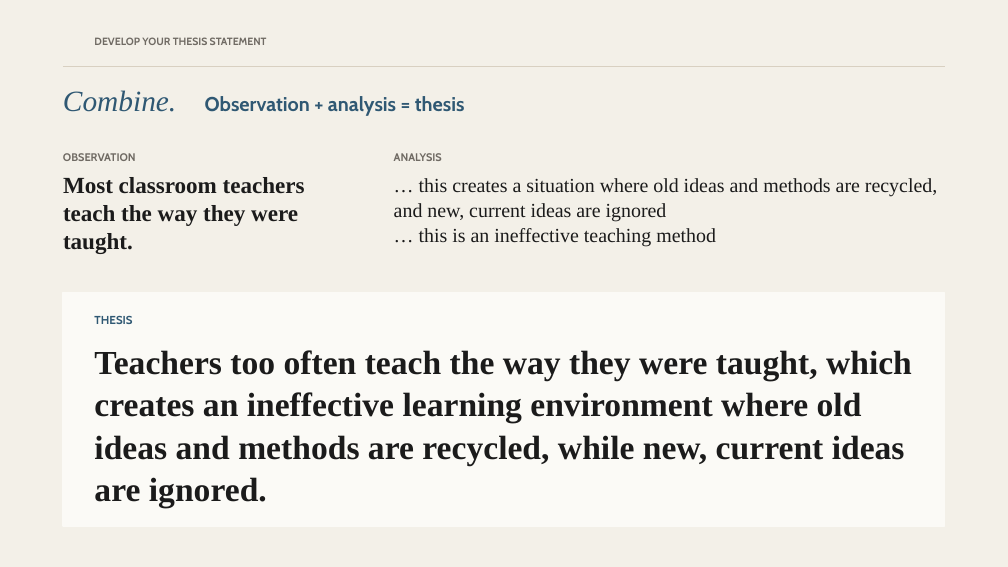
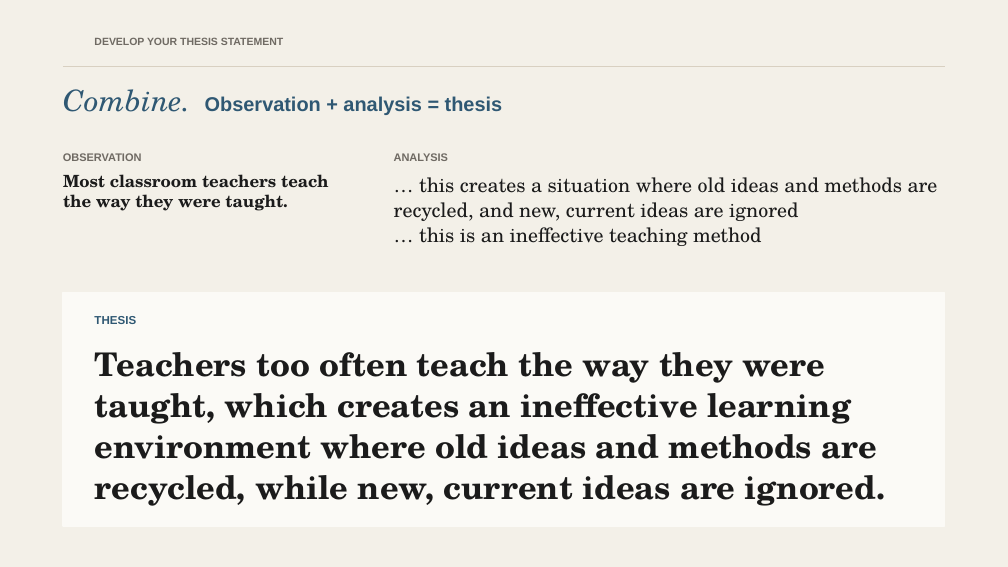
Before and after one commit to The-Connell-School/yawp, a slide deck: slide 23 of services/web-app/public/courses/thesis-driven-essay/03-develop-your-thesis-statement.pptx. Drawn at 1008x567 pixels with LibreOffice and Linux fonts; fonts in the diff are those of the drawing; background and template pictures are left out. Boxes give left, top, right and bottom in pixels: in the first picture for what was removed or moved away, otherwise in the second. Text is boxed around its words. In the diff, an @@ line names an element or a change of style, - is before the commit and + after.

```diff
--- a/services/web-app/public/courses/thesis-driven-essay/03-develop-your-thesis-statement.pptx
+++ b/services/web-app/public/courses/thesis-driven-essay/03-develop-your-thesis-statement.pptx
@@ font Cabin to Arial in 5 elements at (205,96,503,115), (63,153,141,161), (394,153,448,161), (94,316,136,324), (94,38,283,45) @@
@@ text "Combine." at (63,89,190,112): font Times New Roman to TeX Gyre Schola @@
@@ text "Most classroom teachers teach the ..." at (63,174,329,211): size 22 to 16 pt, font Times New Roman to TeX Gyre Schola @@
@@ text "… this creates a situation ..." at (394,177,938,246): font Times New Roman to TeX Gyre Schola @@
@@ text "Teachers too often teach the ..." at (94,352,885,506): size 32 to 31 pt, font Times New Roman to TeX Gyre Schola @@
```
Also in this commit, not shown: 33 other slides changed, 1 other file.
